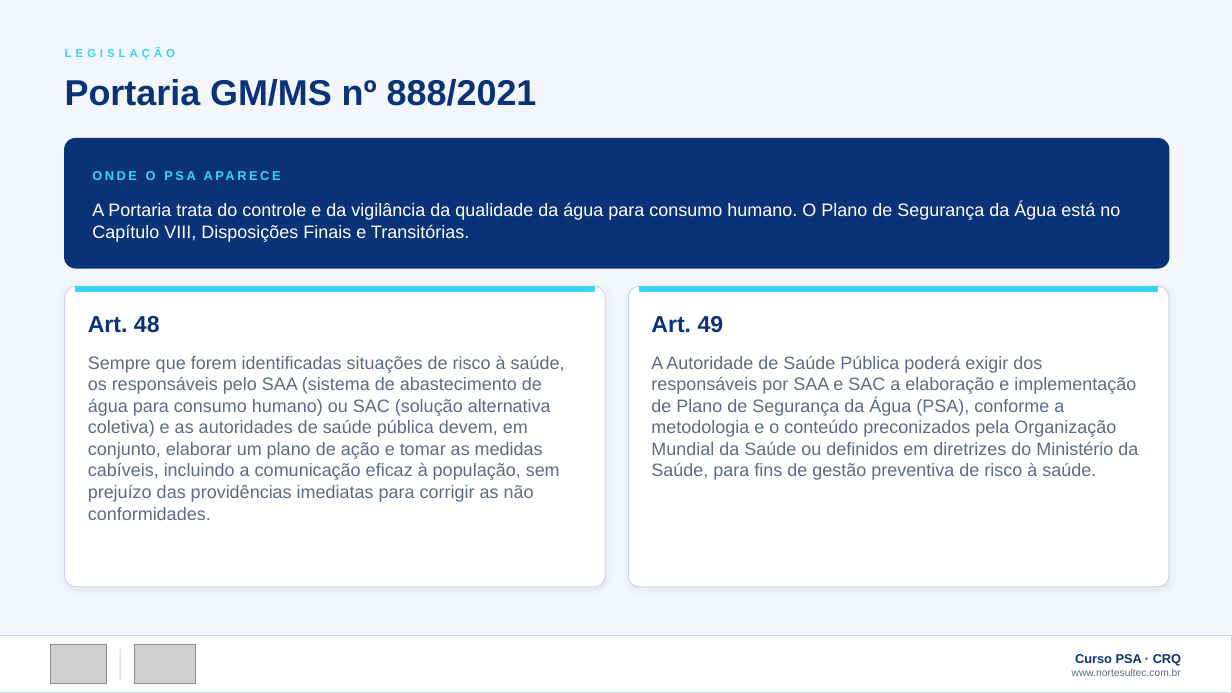
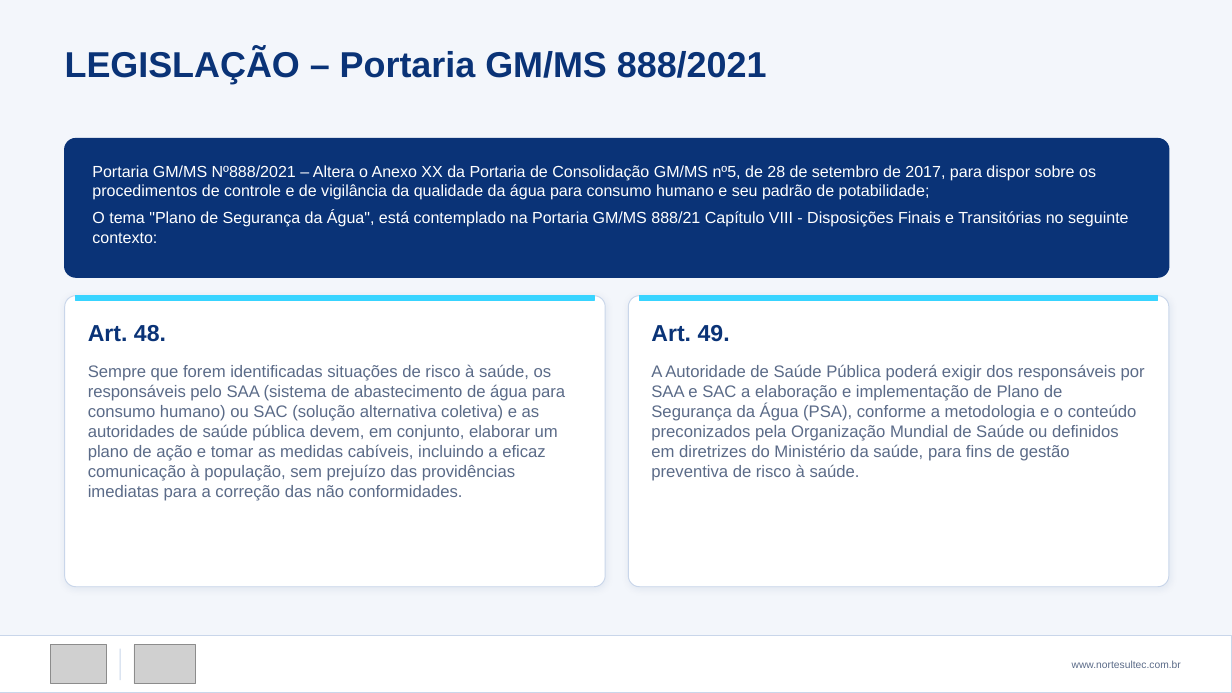
Before and after one commit to victorsntz/norte-sul-portfolio, a slide deck: slide 10 of apresentacoes/Curso-PSA-Plano-de-Seguranca-da-Agua-NorteSul.pptx. Drawn at 1232x693 pixels with LibreOffice and Linux fonts; fonts in the diff are those of the drawing; grey boxes stand for pictures. Boxes give left, top, right and bottom in pixels: in the first picture for what was removed or moved away, otherwise in the second. Text is boxed around its words. In the diff, an @@ line names an element or a change of style, - is before the commit and + after.

```diff
--- a/apresentacoes/Curso-PSA-Plano-de-Seguranca-da-Agua-NorteSul.pptx
+++ b/apresentacoes/Curso-PSA-Plano-de-Seguranca-da-Agua-NorteSul.pptx
@@ text at bbox=[65, 49, 767, 84]: text changed @@
-Portaria GM/MS nº 888/2021
+LEGISLAÇÃO – Portaria GM/MS 888/2021
@@ text removed at bbox=[65, 48, 175, 60] @@
-LEGISLAÇÃO
@@ rounded rectangle: place and size @@
-rounded rectangle at bbox=[65, 139, 1169, 268]
+rounded rectangle at bbox=[65, 139, 1169, 277]
@@ text at bbox=[92, 165, 1129, 243]: text changed; size 14 to 12.5 pt @@
-A Portaria trata do controle e da vigilância da qualidade da água para consumo humano. O Plano de Segurança da Água está no Capítulo VIII, Disposições Finais e Transitórias.
+Portaria GM/MS Nº888/2021 – Altera o Anexo XX da Portaria de Consolidação GM/MS nº5, de 28 de setembro de 2017, para dispor sobre os procedimentos de controle e de vigilância da qualidade da água para consumo humano e seu padrão de potabilidade;
+O tema "Plano de Segurança da Água", está contemplado na Portaria GM/MS 888/21 Capítulo VIII - Disposições Finais e Transitórias no seguinte contexto:
@@ text removed at bbox=[92, 171, 102, 180] @@
-ONDE O PSA APARECE
@@ rounded rectangle: place and size @@
-rounded rectangle at bbox=[65, 287, 605, 587]
+rounded rectangle at bbox=[65, 296, 605, 587]
@@ rectangle: place and size @@
-rectangle at bbox=[76, 287, 594, 291]
+rectangle at bbox=[76, 296, 594, 300]
@@ proportions changed in 3 elements at bbox=[65, 139, 1169, 277], bbox=[65, 296, 605, 587], bbox=[628, 296, 1169, 587] @@
@@ rounded rectangle: place and size @@
-rounded rectangle at bbox=[628, 287, 1169, 587]
+rounded rectangle at bbox=[628, 296, 1169, 587]
@@ rectangle: place and size @@
-rectangle at bbox=[640, 287, 1158, 291]
+rectangle at bbox=[640, 296, 1158, 300]
@@ text at bbox=[88, 325, 166, 342]: text changed @@
-Art. 48
+Art. 48.
@@ text at bbox=[651, 325, 730, 342]: text changed @@
-Art. 49
+Art. 49.
@@ text at bbox=[88, 364, 565, 501]: text changed; size 14 to 13 pt @@
-Sempre que forem identificadas situações de risco à saúde, os responsáveis pelo SAA (sistema de abastecimento de água para consumo humano) ou SAC (solução alternativa coletiva) e as autoridades de saúde pública devem, em conjunto, elaborar um plano de ação e tomar as medidas cabíveis, incluindo a comunicação eficaz à população, sem prejuízo das providências imediatas para corrigir as não conformidades.
+Sempre que forem identificadas situações de risco à saúde, os responsáveis pelo SAA (sistema de abastecimento de água para consumo humano) ou SAC (solução alternativa coletiva) e as autoridades de saúde pública devem, em conjunto, elaborar um plano de ação e tomar as medidas cabíveis, incluindo a eficaz comunicação à população, sem prejuízo das providências imediatas para a correção das não conformidades.
@@ text at bbox=[651, 364, 1145, 481]: text changed; size 14 to 13 pt @@
-A Autoridade de Saúde Pública poderá exigir dos responsáveis por SAA e SAC a elaboração e implementação de Plano de Segurança da Água (PSA), conforme a metodologia e o conteúdo preconizados pela Organização Mundial da Saúde ou definidos em diretrizes do Ministério da Saúde, para fins de gestão preventiva de risco à saúde.
+A Autoridade de Saúde Pública poderá exigir dos responsáveis por SAA e SAC a elaboração e implementação de Plano de Segurança da Água (PSA), conforme a metodologia e o conteúdo preconizados pela Organização Mundial de Saúde ou definidos em diretrizes do Ministério da saúde, para fins de gestão preventiva de risco à saúde.
@@ text at bbox=[1075, 654, 1181, 666]: paragraph removed @@
-Curso PSA · CRQ
```
Also in this commit, not shown: 27 other slides changed, 2 other files.
